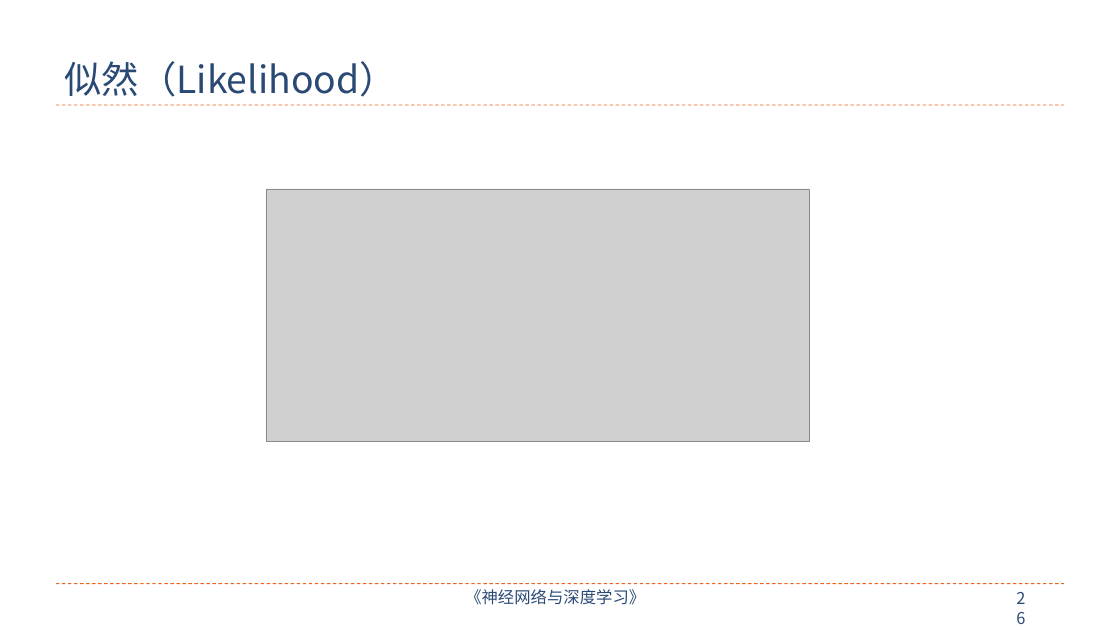
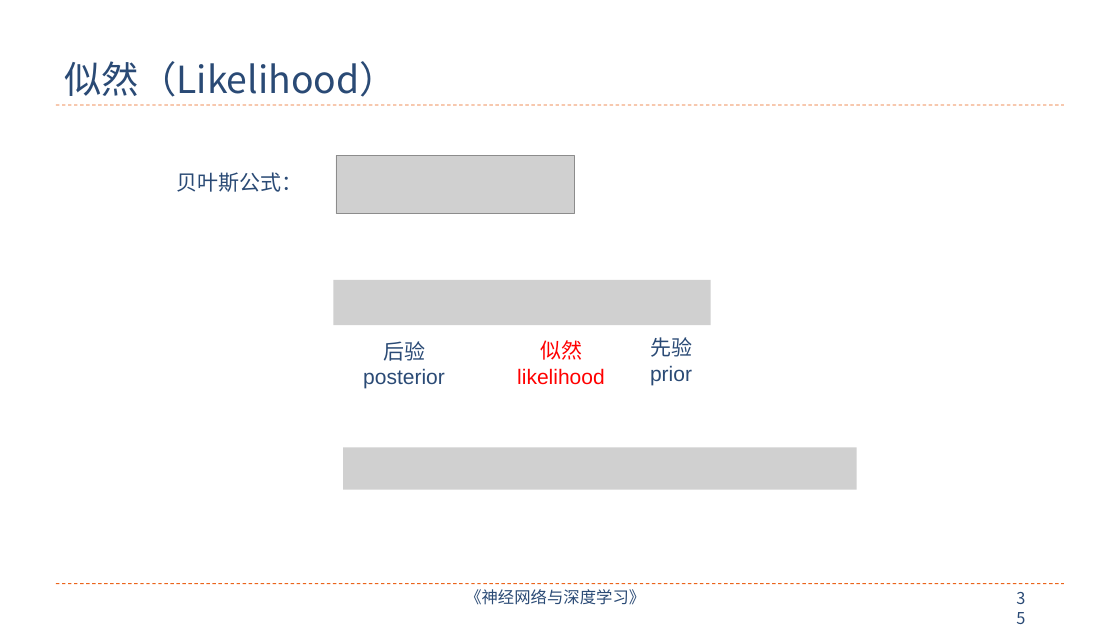
Before and after one commit to nndl/nndl.github.io, a slide deck: slide 35 of ppt/chap-机器学习概述.pptx (slide 26 before the commit). Drawn at 1120x630 pixels with LibreOffice and Linux fonts; fonts in the diff are those of the drawing; grey boxes stand for pictures. Boxes give left, top, right and bottom in pixels: in the first picture for what was removed or moved away, otherwise in the second. Text is boxed around its words. In the diff, an @@ line names an element or a change of style, - is before the commit and + after.

```diff
--- a/ppt/chap-机器学习概述.pptx
+++ b/ppt/chap-机器学习概述.pptx
@@ text added at [176, 172, 302, 192], 18 pt, text #2A4A75 @@
+贝叶斯公式：
@@ picture added at [336, 155, 574, 213] @@
@@ picture removed at [266, 189, 809, 441] @@
@@ picture added at [334, 280, 711, 325] @@
@@ text added at [363, 341, 445, 389], 18 pt, text #2A4A75 @@
+后验
+posterior
@@ text added at [517, 340, 605, 385], 18 pt, text #FF0000 @@
+似然
+likelihood
@@ text added at [650, 337, 692, 385], 18 pt, text #2A4A75 @@
+先验
+prior
@@ picture added at [343, 448, 856, 490] @@
@@ page number at [1008, 585, 1043, 613]: text changed @@
-26
+35
```
Also in this commit, not shown: 24 other slides changed, 13 slides added, 2 other files.
